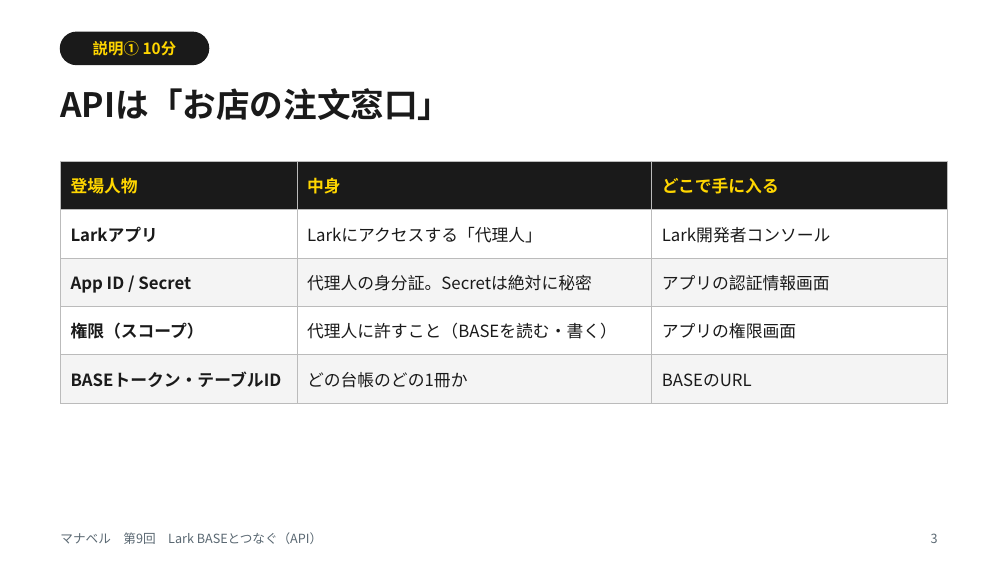
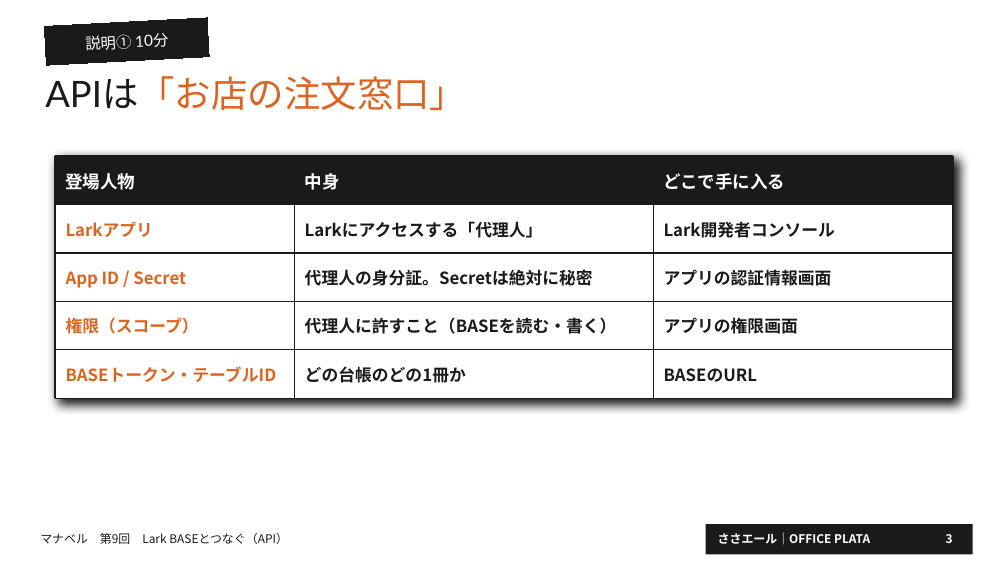
Before and after one commit to OfficePlata/33yell, a slide deck: slide 3 of manaberu/slides/manaberu-09-connect-lark-api.pptx. Drawn at 1008x567 pixels with LibreOffice and Linux fonts; fonts in the diff are those of the drawing; background and template pictures are left out. Boxes give left, top, right and bottom in pixels: in the first picture for what was removed or moved away, otherwise in the second. Text is boxed around its words. In the diff, an @@ line names an element or a change of style, - is before the commit and + after.

```diff
--- a/manaberu/slides/manaberu-09-connect-lark-api.pptx
+++ b/manaberu/slides/manaberu-09-connect-lark-api.pptx
@@ rectangle "説明① 10分" at (44,18,210,66): font Noto Sans CJK JP to Lato, text colour #FFD600 to #FFFFFF, bold off; fill none to #1A1A1A; outline none to #1A1A1A 0.75 pt; rotation 0 to 357 degrees @@
@@ text "APIは「お店の注文窓口」": place and size @@
-text "APIは「お店の注文窓口」" at (60,88,451,120)
+text "APIは「お店の注文窓口」" at (45,76,466,110)
@@ text "APIは「お店の注文窓口」" at (45,76,466,110): size 24 to 26 pt, font Noto Sans CJK JP to Lato, bold off; text colour #1A1A1A to #DD6420 in "APIは「お店の注文窓口」" @@
@@ rounded rectangle removed at (60,32,209,65) @@
@@ table at (55,156,953,387) @@
@@ fill #F4F4F4 to #FFFFFF in 6 cells @@
@@ size 12 to 12.5 pt, text colour #FFD600 to #FFFFFF in "登場人物", "中身", "どこで手に入る" @@
@@ text colour #1A1A1A to #DD6420 in "Larkアプリ", "App ID / Secret", "権限（スコープ）", "BASEトークン・テーブルID" @@
@@ bold on in "Larkにアクセスする「代理人」", "Lark開発者コンソール", "代理人の身分証。Secretは絶対に秘密", "アプリの認証情報画面" and 4 more places @@
@@ borders changed @@
@@ table: place and size @@
-table at (60,161,948,392)
+table at (55,156,953,387)
@@ rectangle added at (55,156,953,398), fill #FFFFFF, outline #1A1A1A 2 pt @@
@@ text "マナベル 第9回 Lark BASEとつなぐ（API）": place and size @@
-text "マナベル 第9回 Lark BASEとつなぐ（API）" at (60,532,322,544)
+text "マナベル 第9回 Lark BASEとつなぐ（API）" at (40,533,288,544)
@@ text "マナベル 第9回 Lark BASEとつなぐ（API）" at (40,533,288,544): size 9 to 8.5 pt, text colour #5A6872 to #1A1A1A @@
@@ rectangle added at (706,524,973,554), fill #1A1A1A @@
@@ text added at (718,532,870,545), 8.5 pt, text #FFFFFF, bold @@
+ささエール｜OFFICE PLATA
@@ page number: place and size @@
-page number at (931,533,938,543)
+page number at (946,534,953,543)
@@ page number at (946,534,953,543): size 9 to 8.5 pt, text colour #5A6872 to #FFFFFF, bold on; vertical alignment top to middle @@
```
Also in this commit, not shown: 9 other slides changed, 16 other files.
